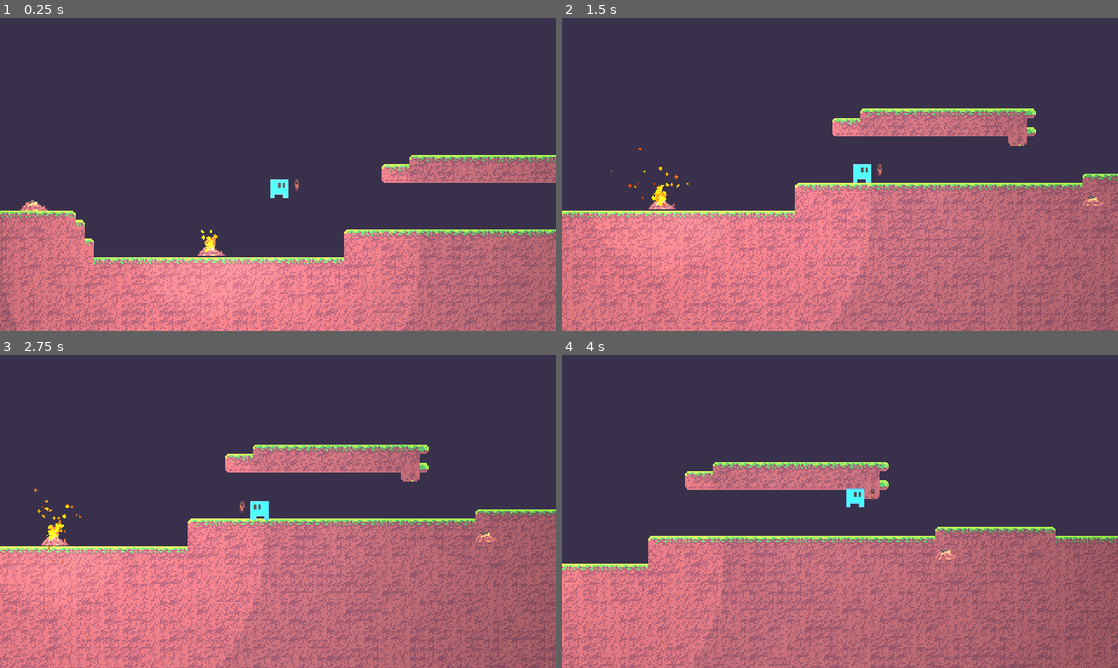
Above: before the commit, frames 1-4 (two rows, left to right).
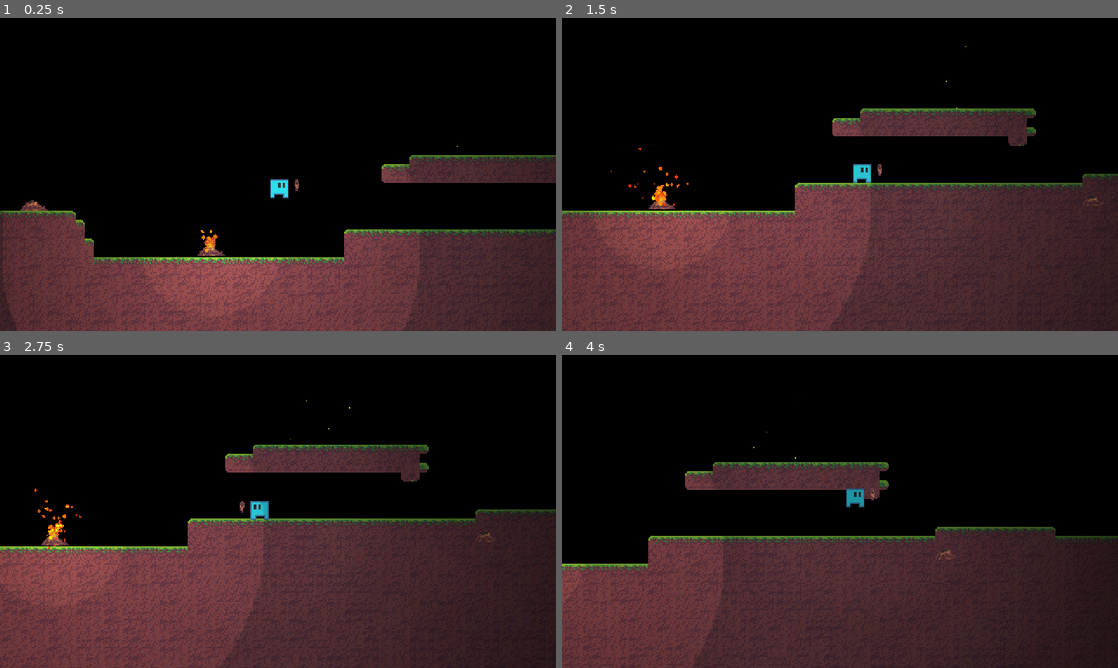
Above: after the commit, the same moments.

Repository: CiberTurtle/LD51
Game: Godot game, scene res://Testing.tscn
Same seed, same stepped clock (60 frames per second), same inputs: the game is played once before the commit and once after it. This scene is started directly instead of the project's main scene.
Inputs:
- Up to frame 1 (0.25 s): no input
- Up to frame 2 (1.5 s): hold D (move_right) from 0.53 s (still down); tap E (pickup) at 0.6, 1.35 s; tap W (move_jump) at 0.77 s
- Up to frame 3 (2.75 s): tap W (move_jump) at 1.52 s; release D (move_right) at 2.03 s; hold Left (move_left) from 2.03 s (still down); tap E (pickup) at 2.1 s
- Up to frame 4 (4 s): release Left (move_left) at 2.78 s; hold D (move_right) from 2.78 s (still down); tap E (pickup) at 2.85, 3.6 s; tap W (move_jump) at 3.02, 3.77 s

The runs differ from the first frame. In frame 1, 100% of the frame differs, in the area x 0-100%, y 0-100%; in frame 2, 100%; in frame 3, 100%; in frame 4, 100%.

Commit message:
Moved some files + fireflies

Diff:
--- a/Objects/Campfire/Campfire.gd
+++ b/Assets/Campfire/Campfire.gd
@@ -8,3 +8,4 @@
 func update():
 	$On.visible = is_on
 	$Off.visible = !is_on
+	$On/Sound.playing = is_on
--- a/Objects/Torch/Torch.gd
+++ b/Assets/Torch/Torch.gd
@@ -1,6 +1,6 @@
 extends Area2D
 
-const Campfire = preload("res://Objects/Campfire/Campfire.gd")
+const Campfire = preload("res://Assets/Campfire/Campfire.gd")
 
 export var time = 10.0
 var timer = 0.0
@@ -42,3 +42,5 @@
 func update():
 	$On.visible = is_on
 	$Off.visible = !is_on
+	$On/Sound.playing = is_on
+	$Particles2D.emitting = is_on
--- a/Game.tscn
+++ b/Game.tscn
@@ -1,9 +1,9 @@
 [gd_scene load_steps=5 format=2]
 
-[ext_resource path="res://Objects/Player/Player.tscn" type="PackedScene" id=1]
+[ext_resource path="res://Objects/Player.tscn" type="PackedScene" id=1]
 [ext_resource path="res://Tileset.tres" type="TileSet" id=2]
 [ext_resource path="res://Sound/Ambience/Night Ambience 1.ogg" type="AudioStream" id=3]
-[ext_resource path="res://Objects/Campfire/Campfire.tscn" type="PackedScene" id=4]
+[ext_resource path="res://Objects/Campfire.tscn" type="PackedScene" id=4]
 
 [node name="Game" type="Node2D"]
 
--- a/Objects/Torch/Torch.tscn
+++ b/Objects/Campfire.tscn
@@ -1,60 +1,57 @@
 [gd_scene load_steps=11 format=2]
 
-[ext_resource path="res://Objects/Torch/On.png" type="Texture" id=1]
-[ext_resource path="res://Textures/Light/Light 1.png" type="Texture" id=2]
-[ext_resource path="res://Textures/Light/Light 2.png" type="Texture" id=3]
-[ext_resource path="res://Sound/Ambience/Fire.ogg" type="AudioStream" id=4]
-[ext_resource path="res://Objects/Torch/Off.png" type="Texture" id=5]
-[ext_resource path="res://Objects/Torch/Torch.gd" type="Script" id=6]
+[ext_resource path="res://Assets/Campfire/Off.png" type="Texture" id=1]
+[ext_resource path="res://Assets/Campfire/On.png" type="Texture" id=2]
+[ext_resource path="res://Textures/Light/Light 1.png" type="Texture" id=3]
+[ext_resource path="res://Textures/Light/Light 2.png" type="Texture" id=4]
+[ext_resource path="res://Assets/Campfire/Campfire.gd" type="Script" id=5]
+[ext_resource path="res://Sound/Ambience/Fire.ogg" type="AudioStream" id=6]
 
-[sub_resource type="CircleShape2D" id=5]
+[sub_resource type="CircleShape2D" id=4]
+radius = 20.0
 
-[sub_resource type="Curve" id=2]
+[sub_resource type="Curve" id=1]
 _data = [ Vector2( 0, 0 ), 0.0, 25.25, 0, 1, Vector2( 0.039604, 1 ), 0.0, 0.0, 0, 0, Vector2( 1, 0.506818 ), -0.513519, 0.0, 1, 0 ]
 
-[sub_resource type="Gradient" id=3]
+[sub_resource type="Gradient" id=2]
 offsets = PoolRealArray( 0, 0.77095, 1 )
 colors = PoolColorArray( 0.956863, 0.705882, 0.105882, 1, 0.901961, 0.282353, 0.180392, 1, 0.188235, 0.172549, 0.180392, 1 )
 
-[sub_resource type="Gradient" id=4]
+[sub_resource type="Gradient" id=3]
 offsets = PoolRealArray( 0.804469, 1 )
 colors = PoolColorArray( 0.956863, 0.705882, 0.105882, 1, 0.901961, 0.282353, 0.180392, 1 )
 
-[node name="Torch" type="Area2D"]
+[node name="Campfire" type="Area2D"]
 collision_layer = 2
 collision_mask = 2
-script = ExtResource( 6 )
+script = ExtResource( 5 )
 
 [node name="CollisionShape2D" type="CollisionShape2D" parent="."]
-shape = SubResource( 5 )
+shape = SubResource( 4 )
 
 [node name="On" type="Node2D" parent="."]
+visible = false
 
-[node name="Sprite" type="Sprite" parent="On"]
-light_mask = 32
-texture = ExtResource( 1 )
+[node name="On" type="Sprite" parent="On"]
+light_mask = 64
+texture = ExtResource( 2 )
 
 [node name="Base" type="Light2D" parent="On"]
-scale = Vector2( 0.546875, 0.546875 )
-texture = ExtResource( 2 )
+scale = Vector2( 1.5, 1.5 )
+texture = ExtResource( 3 )
 energy = 0.5
 
 [node name="Fill" type="Light2D" parent="On"]
-texture = ExtResource( 3 )
+texture = ExtResource( 4 )
 texture_scale = 1.5
 color = Color( 0.980392, 0.709804, 0.6, 1 )
+energy = 0.65
+
+[node name="Fill2" type="Light2D" parent="On"]
+texture = ExtResource( 4 )
+texture_scale = 0.5
+color = Color( 0.980392, 0.913725, 0.6, 1 )
 energy = 0.5
-
-[node name="Value" type="Light2D" parent="On"]
-texture = ExtResource( 3 )
-texture_scale = 1.5
-color = Color( 0.980392, 0.913725, 0.6, 1 )
-energy = 0.85
-
-[node name="Personal light" type="Light2D" parent="On"]
-scale = Vector2( 0.299072, 0.299072 )
-texture = ExtResource( 3 )
-range_item_cull_mask = 32
 
 [node name="Particles2D" type="CPUParticles2D" parent="On"]
 amount = 48
@@ -79,31 +76,26 @@
 angle_random = 1.0
 scale_amount = 3.0
 scale_amount_random = 0.5
-scale_amount_curve = SubResource( 2 )
-color_ramp = SubResource( 3 )
-color_initial_ramp = SubResource( 4 )
+scale_amount_curve = SubResource( 1 )
+color_ramp = SubResource( 2 )
+color_initial_ramp = SubResource( 3 )
+
+[node name="Personal light" type="Light2D" parent="On"]
+scale = Vector2( 0.299072, 0.299072 )
+texture = ExtResource( 4 )
+range_item_cull_mask = 64
 
 [node name="Sound" type="AudioStreamPlayer2D" parent="On"]
-stream = ExtResource( 4 )
+stream = ExtResource( 6 )
 volume_db = -8.0
-autoplay = true
 max_distance = 256.0
 
 [node name="Off" type="Node2D" parent="."]
-visible = false
 
 [node name="Off" type="Sprite" parent="Off"]
-light_mask = 32
-texture = ExtResource( 5 )
+texture = ExtResource( 1 )
 
-[node name="Personal light" type="Light2D" parent="Off"]
-scale = Vector2( 0.299072, 0.299072 )
+[node name="Base2" type="Light2D" parent="Off"]
+scale = Vector2( 1.5, 1.5 )
 texture = ExtResource( 3 )
 energy = 0.5
-range_item_cull_mask = 32
-shadow_item_cull_mask = 32
-
-[node name="Base" type="Light2D" parent="Off"]
-scale = Vector2( 0.546875, 0.546875 )
-texture = ExtResource( 2 )
-energy = 0.5
--- a/Objects/Campfire/Campfire.tscn
+++ /dev/null
@@ -1,95 +0,0 @@
-[gd_scene load_steps=10 format=2]
-
-[ext_resource path="res://Objects/Campfire/Off.png" type="Texture" id=1]
-[ext_resource path="res://Objects/Campfire/On.png" type="Texture" id=2]
-[ext_resource path="res://Textures/Light/Light 1.png" type="Texture" id=3]
-[ext_resource path="res://Textures/Light/Light 2.png" type="Texture" id=4]
-[ext_resource path="res://Objects/Campfire/Campfire.gd" type="Script" id=5]
-
-[sub_resource type="CircleShape2D" id=4]
-radius = 20.0
-
-[sub_resource type="Curve" id=1]
-_data = [ Vector2( 0, 0 ), 0.0, 25.25, 0, 1, Vector2( 0.039604, 1 ), 0.0, 0.0, 0, 0, Vector2( 1, 0.506818 ), -0.513519, 0.0, 1, 0 ]
-
-[sub_resource type="Gradient" id=2]
-offsets = PoolRealArray( 0, 0.77095, 1 )
-colors = PoolColorArray( 0.956863, 0.705882, 0.105882, 1, 0.901961, 0.282353, 0.180392, 1, 0.188235, 0.172549, 0.180392, 1 )
-
-[sub_resource type="Gradient" id=3]
-offsets = PoolRealArray( 0.804469, 1 )
-colors = PoolColorArray( 0.956863, 0.705882, 0.105882, 1, 0.901961, 0.282353, 0.180392, 1 )
-
-[node name="Campfire" type="Area2D"]
-collision_layer = 2
-collision_mask = 2
-script = ExtResource( 5 )
-
-[node name="CollisionShape2D" type="CollisionShape2D" parent="."]
-shape = SubResource( 4 )
-
-[node name="On" type="Node2D" parent="."]
-visible = false
-
-[node name="On" type="Sprite" parent="On"]
-light_mask = 64
-texture = ExtResource( 2 )
-
-[node name="Base" type="Light2D" parent="On"]
-scale = Vector2( 1.5, 1.5 )
-texture = ExtResource( 3 )
-energy = 0.5
-
-[node name="Fill" type="Light2D" parent="On"]
-texture = ExtResource( 4 )
-texture_scale = 1.5
-color = Color( 0.980392, 0.709804, 0.6, 1 )
-energy = 0.65
-
-[node name="Fill2" type="Light2D" parent="On"]
-texture = ExtResource( 4 )
-texture_scale = 0.5
-color = Color( 0.980392, 0.913725, 0.6, 1 )
-energy = 0.5
-
-[node name="Particles2D" type="CPUParticles2D" parent="On"]
-amount = 48
-lifetime = 2.0
-lifetime_randomness = 0.5
-local_coords = false
-draw_order = 1
-emission_shape = 1
-emission_sphere_radius = 6.0
-direction = Vector2( 0, -1 )
-spread = 30.0
-gravity = Vector2( 0, 48 )
-initial_velocity = 64.0
-initial_velocity_random = 0.75
-angular_velocity = 30.0
-angular_velocity_random = 1.0
-orbit_velocity = 0.02
-orbit_velocity_random = 1.0
-damping = 2.0
-damping_random = 1.0
-angle = 720.0
-angle_random = 1.0
-scale_amount = 3.0
-scale_amount_random = 0.5
-scale_amount_curve = SubResource( 1 )
-color_ramp = SubResource( 2 )
-color_initial_ramp = SubResource( 3 )
-
-[node name="Personal light" type="Light2D" parent="On"]
-scale = Vector2( 0.299072, 0.299072 )
-texture = ExtResource( 4 )
-range_item_cull_mask = 64
-
-[node name="Off" type="Node2D" parent="."]
-
-[node name="Off" type="Sprite" parent="Off"]
-texture = ExtResource( 1 )
-
-[node name="Base2" type="Light2D" parent="Off"]
-scale = Vector2( 1.5, 1.5 )
-texture = ExtResource( 3 )
-energy = 0.5
--- /dev/null
+++ b/Objects/Fireflies.tscn
@@ -0,0 +1,22 @@
+[gd_scene load_steps=3 format=2]
+
+[sub_resource type="CanvasItemMaterial" id=2]
+blend_mode = 1
+light_mode = 1
+
+[sub_resource type="Gradient" id=1]
+offsets = PoolRealArray( 0.234637, 0.994413, 1 )
+colors = PoolColorArray( 1, 1, 1, 1, 1, 1, 1, 0.212291, 1, 1, 1, 0 )
+
+[node name="Fireflies" type="CPUParticles2D"]
+light_mask = 0
+material = SubResource( 2 )
+amount = 4
+emission_shape = 2
+emission_rect_extents = Vector2( 32, 32 )
+spread = 180.0
+gravity = Vector2( 0, 0 )
+initial_velocity = 12.0
+initial_velocity_random = 1.0
+color = Color( 0.713726, 0.835294, 0.235294, 1 )
+color_ramp = SubResource( 1 )
--- a/Objects/Player/Player.tscn
+++ b/Objects/Player.tscn
@@ -1,8 +1,8 @@
 [gd_scene load_steps=6 format=2]
 
-[ext_resource path="res://Objects/Player/Player.gd" type="Script" id=1]
-[ext_resource path="res://Objects/Player/Player.png" type="Texture" id=2]
-[ext_resource path="res://Objects/Torch/Torch.tscn" type="PackedScene" id=3]
+[ext_resource path="res://Assets/Player/Player.gd" type="Script" id=1]
+[ext_resource path="res://Assets/Player/Player.png" type="Texture" id=2]
+[ext_resource path="res://Objects/Torch.tscn" type="PackedScene" id=3]
 [ext_resource path="res://Textures/Light/Light 1.png" type="Texture" id=4]
 [ext_resource path="res://Textures/Light/Light 2.png" type="Texture" id=5]
 
--- /dev/null
+++ b/Objects/Torch.tscn
@@ -0,0 +1,107 @@
+[gd_scene load_steps=11 format=2]
+
+[ext_resource path="res://Assets/Torch/On.png" type="Texture" id=1]
+[ext_resource path="res://Textures/Light/Light 1.png" type="Texture" id=2]
+[ext_resource path="res://Textures/Light/Light 2.png" type="Texture" id=3]
+[ext_resource path="res://Sound/Ambience/Fire.ogg" type="AudioStream" id=4]
+[ext_resource path="res://Assets/Torch/Off.png" type="Texture" id=5]
+[ext_resource path="res://Assets/Torch/Torch.gd" type="Script" id=6]
+
+[sub_resource type="Curve" id=2]
+_data = [ Vector2( 0, 0 ), 0.0, 25.25, 0, 1, Vector2( 0.039604, 1 ), 0.0, 0.0, 0, 0, Vector2( 1, 0.506818 ), -0.513519, 0.0, 1, 0 ]
+
+[sub_resource type="Gradient" id=3]
+offsets = PoolRealArray( 0, 0.77095, 1 )
+colors = PoolColorArray( 0.956863, 0.705882, 0.105882, 1, 0.901961, 0.282353, 0.180392, 1, 0.188235, 0.172549, 0.180392, 1 )
+
+[sub_resource type="Gradient" id=4]
+offsets = PoolRealArray( 0.804469, 1 )
+colors = PoolColorArray( 0.956863, 0.705882, 0.105882, 1, 0.901961, 0.282353, 0.180392, 1 )
+
+[sub_resource type="CircleShape2D" id=5]
+
+[node name="Torch" type="Area2D"]
+collision_layer = 2
+collision_mask = 2
+script = ExtResource( 6 )
+
+[node name="Particles2D" type="CPUParticles2D" parent="."]
+amount = 48
+lifetime = 2.0
+lifetime_randomness = 0.5
+local_coords = false
+draw_order = 1
+emission_shape = 1
+emission_sphere_radius = 6.0
+direction = Vector2( 0, -1 )
+spread = 30.0
+gravity = Vector2( 0, 48 )
+initial_velocity = 64.0
+initial_velocity_random = 0.75
+angular_velocity = 30.0
+angular_velocity_random = 1.0
+orbit_velocity = 0.02
+orbit_velocity_random = 1.0
+damping = 2.0
+damping_random = 1.0
+angle = 720.0
+angle_random = 1.0
+scale_amount = 3.0
+scale_amount_random = 0.5
+scale_amount_curve = SubResource( 2 )
+color_ramp = SubResource( 3 )
+color_initial_ramp = SubResource( 4 )
+
+[node name="CollisionShape2D" type="CollisionShape2D" parent="."]
+shape = SubResource( 5 )
+
+[node name="On" type="Node2D" parent="."]
+
+[node name="Sprite" type="Sprite" parent="On"]
+light_mask = 32
+texture = ExtResource( 1 )
+
+[node name="Base" type="Light2D" parent="On"]
+scale = Vector2( 0.546875, 0.546875 )
+texture = ExtResource( 2 )
+energy = 0.5
+
+[node name="Fill" type="Light2D" parent="On"]
+texture = ExtResource( 3 )
+texture_scale = 1.5
+color = Color( 0.980392, 0.709804, 0.6, 1 )
+energy = 0.5
+
+[node name="Value" type="Light2D" parent="On"]
+texture = ExtResource( 3 )
+texture_scale = 1.5
+color = Color( 0.980392, 0.913725, 0.6, 1 )
+energy = 0.85
+
+[node name="Personal light" type="Light2D" parent="On"]
+scale = Vector2( 0.299072, 0.299072 )
+texture = ExtResource( 3 )
+range_item_cull_mask = 32
+
+[node name="Sound" type="AudioStreamPlayer2D" parent="On"]
+stream = ExtResource( 4 )
+volume_db = -8.0
+max_distance = 256.0
+
+[node name="Off" type="Node2D" parent="."]
+visible = false
+
+[node name="Off" type="Sprite" parent="Off"]
+light_mask = 32
+texture = ExtResource( 5 )
+
+[node name="Personal light" type="Light2D" parent="Off"]
+scale = Vector2( 0.299072, 0.299072 )
+texture = ExtResource( 3 )
+range_item_cull_mask = 32
+shadow_item_cull_mask = 32
+
+[node name="Base" type="Light2D" parent="Off"]
+scale = Vector2( 0.546875, 0.546875 )
+texture = ExtResource( 2 )
+energy = 0.5
--- a/Testing.tscn
+++ b/Testing.tscn
@@ -1,14 +1,14 @@
-[gd_scene load_steps=5 format=2]
+[gd_scene load_steps=6 format=2]
 
-[ext_resource path="res://Objects/Player/Player.tscn" type="PackedScene" id=1]
+[ext_resource path="res://Objects/Player.tscn" type="PackedScene" id=1]
 [ext_resource path="res://Tileset.tres" type="TileSet" id=2]
 [ext_resource path="res://Sound/Ambience/Night Ambience 1.ogg" type="AudioStream" id=3]
-[ext_resource path="res://Objects/Campfire/Campfire.tscn" type="PackedScene" id=4]
+[ext_resource path="res://Objects/Campfire.tscn" type="PackedScene" id=4]
+[ext_resource path="res://Objects/Fireflies.tscn" type="PackedScene" id=5]
 
 [node name="Game" type="Node2D"]
 
 [node name="Darkness" type="CanvasModulate" parent="."]
-visible = false
 color = Color( 0, 0, 0, 1 )
 
 [node name="Background" type="ColorRect" parent="."]
@@ -42,3 +42,6 @@
 
 [node name="Campfire" parent="." instance=ExtResource( 4 )]
 position = Vector2( 474, 132 )
+
+[node name="Fireflies" parent="." instance=ExtResource( 5 )]
+position = Vector2( 332, 22 )
Renamed: Objects/Campfire/Off.png -> Assets/Campfire/Off.png
Not shown, changed: Assets/Campfire/Off.png.import
Renamed: Objects/Campfire/On.png -> Assets/Campfire/On.png
Not shown, changed: Assets/Campfire/On.png.import
Renamed: Objects/Player/Player.gd -> Assets/Player/Player.gd
Renamed: Objects/Player/Player.png -> Assets/Player/Player.png
Not shown, changed: Assets/Player/Player.png.import
Renamed: Objects/Torch/Off.png -> Assets/Torch/Off.png
Not shown, changed: Assets/Torch/Off.png.import
Renamed: Objects/Torch/On.png -> Assets/Torch/On.png
Not shown, changed: Assets/Torch/On.png.import
